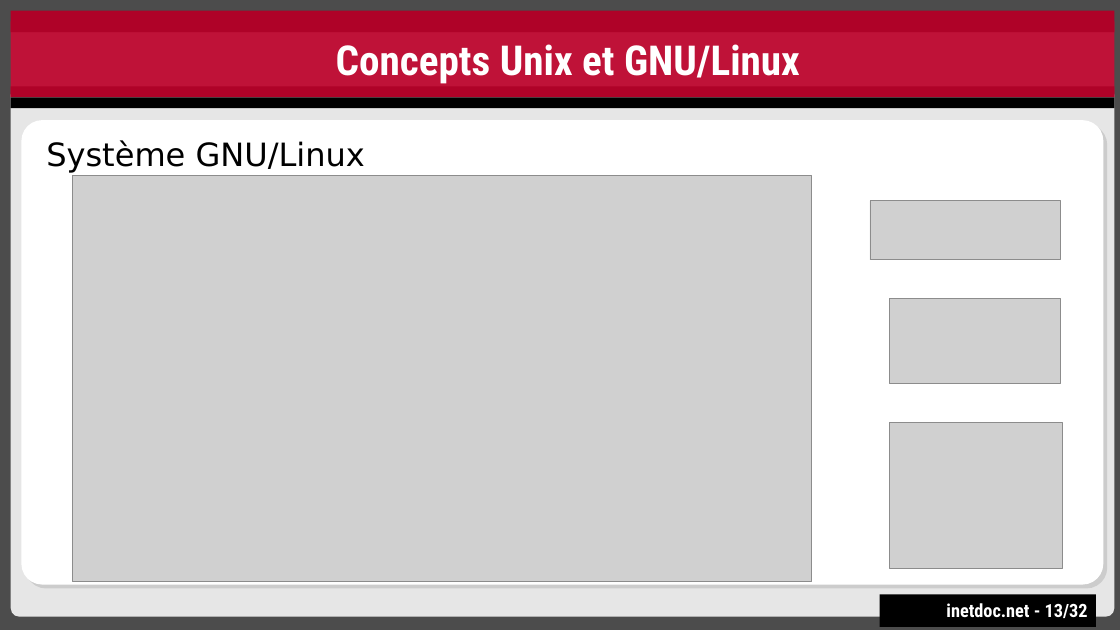
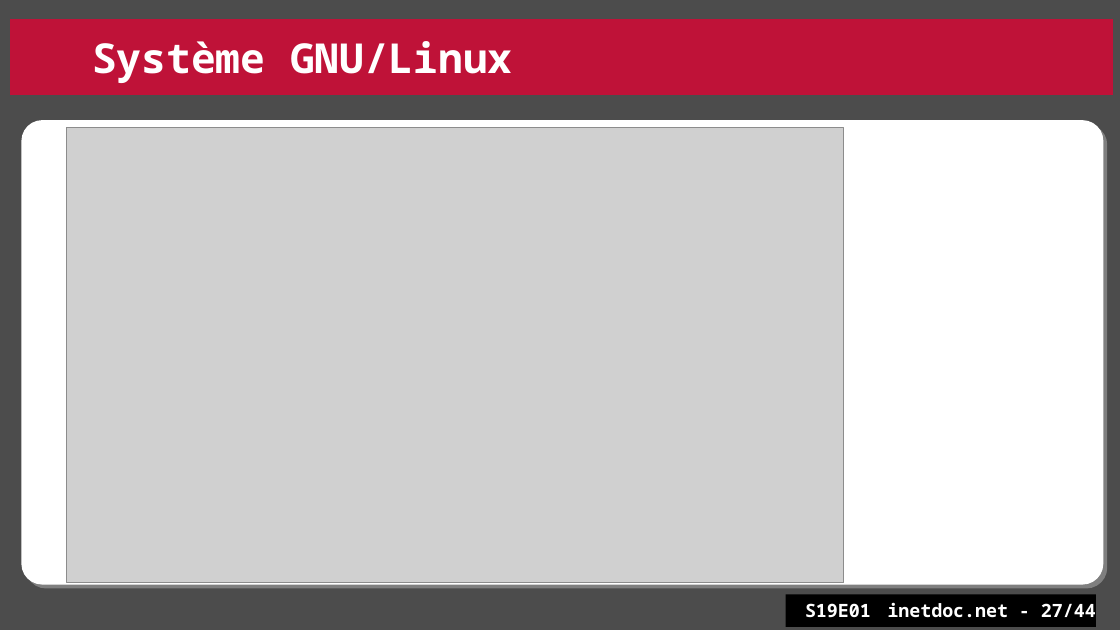
Before and after one commit to platu/inetdoc, a slide deck: slide 27 of presentations/sysadm-base-1/sysadm-base-1.odp (slide 13 before the commit). Drawn at 1120x630 pixels with LibreOffice and Linux fonts; fonts in the diff are those of the drawing; grey boxes stand for pictures. Boxes give left, top, right and bottom in pixels: in the first picture for what was removed or moved away, otherwise in the second. Text is boxed around its words. In the diff, an @@ line names an element or a change of style, - is before the commit and + after.

```diff
--- a/presentations/sysadm-base-1/sysadm-base-1.odp
+++ b/presentations/sysadm-base-1/sysadm-base-1.odp
@@ rectangle removed at (x1=11, y1=11, x2=1115, y2=32) @@
@@ text in rectangle at (x1=92, y1=41, x2=513, y2=83): text changed; font Roboto Condensed to Noto Sans Mono @@
-Concepts Unix et GNU/Linux
+Système GNU/Linux
@@ rectangle removed at (x1=11, y1=87, x2=1115, y2=97) @@
@@ rectangle removed at (x1=11, y1=97, x2=1115, y2=108) @@
@@ rounded rectangle resized from (x1=11, y1=87, x2=1115, y2=617) to (x1=21, y1=120, x2=1104, y2=585) @@
@@ rounded rectangle at (x1=21, y1=120, x2=1104, y2=585): fill #E6E6E6 to #FFFFFF; shadow on; proportions changed @@
@@ rounded rectangle removed at (x1=21, y1=120, x2=1104, y2=585) @@
-■ Système GNU/Linux
@@ picture resized from (x1=72, y1=176, x2=812, y2=581) to (x1=67, y1=128, x2=844, y2=583) @@
@@ picture removed at (x1=870, y1=200, x2=1061, y2=259) @@
@@ picture removed at (x1=890, y1=299, x2=1061, y2=384) @@
@@ picture removed at (x1=890, y1=422, x2=1062, y2=568) @@
@@ rectangle resized from (x1=880, y1=594, x2=1096, y2=626) to (x1=786, y1=594, x2=1096, y2=626) @@
@@ text in rectangle at (x1=805, y1=602, x2=1096, y2=618): text changed; font Roboto Condensed to Noto Sans Mono @@
-inetdoc.net - 13/32
+S19E01 inetdoc.net - 27/44
```
Also in this commit, not shown: 20 other slides changed, 23 slides added, 11 slides removed, 2 other files.
